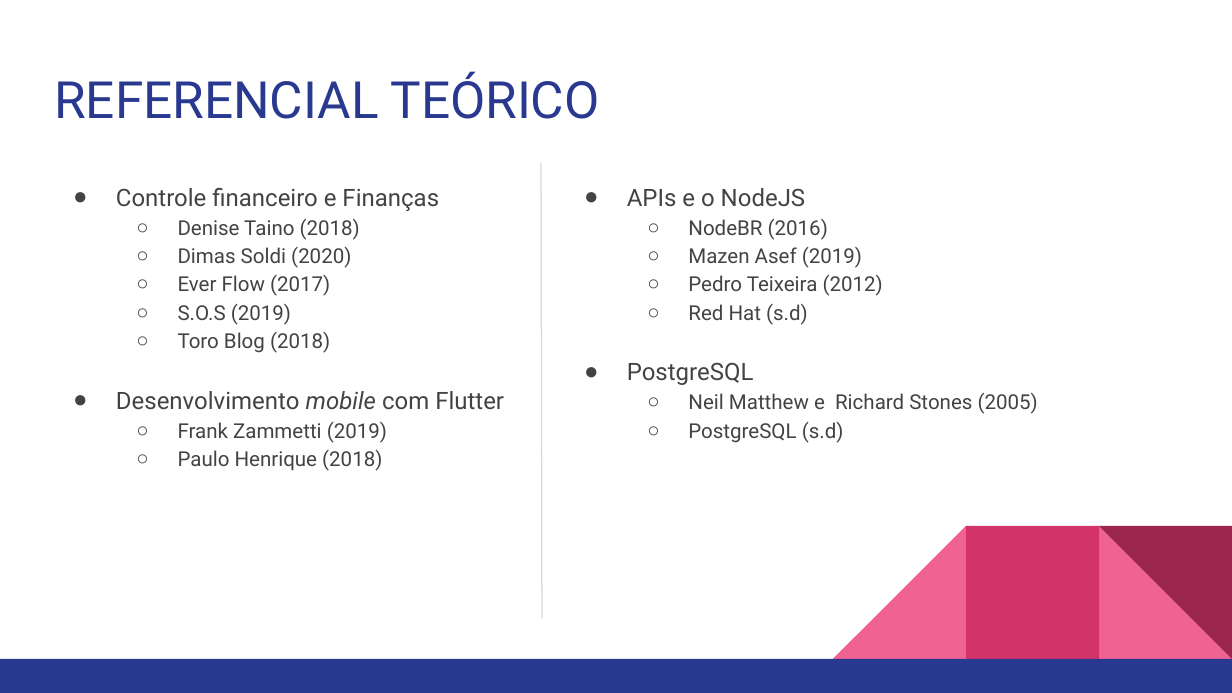
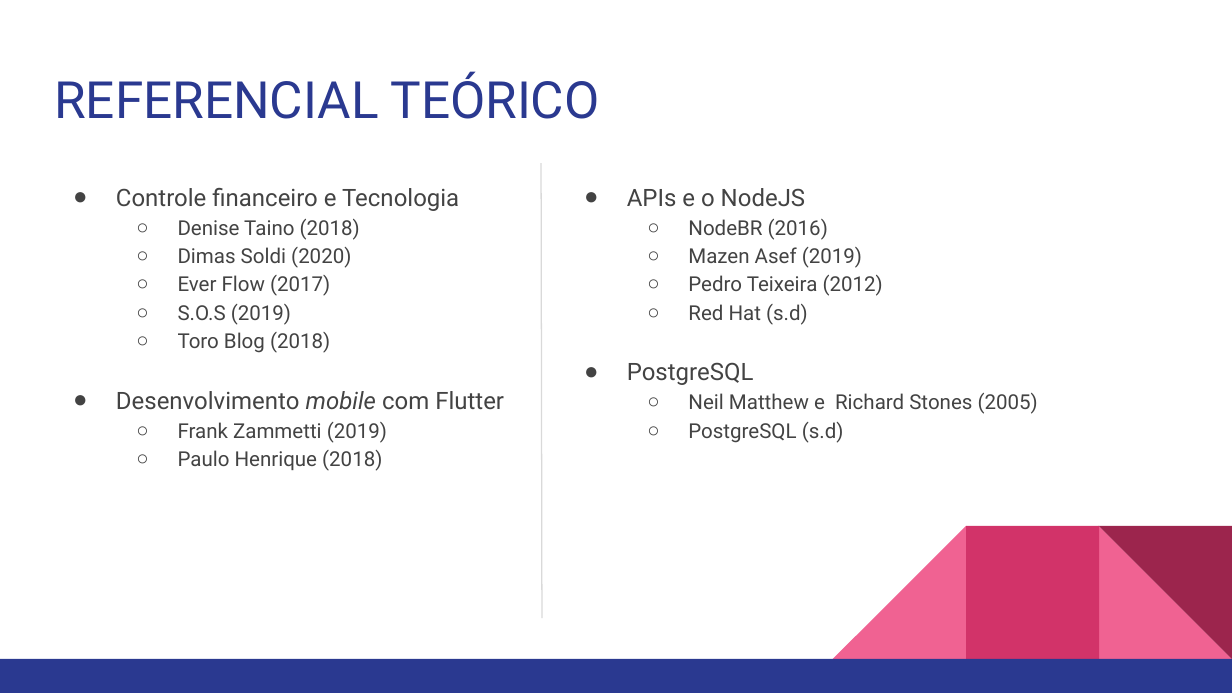
Before and after one commit to guilhermehrq/bill, a slide deck: slide 5 of Apresentação/Bill - Apresentação.pptx. Drawn at 1232x693 pixels with LibreOffice and Linux fonts; fonts in the diff are those of the drawing. Boxes give left, top, right and bottom in pixels: in the first picture for what was removed or moved away, otherwise in the second. Text is boxed around its words. In the diff, an @@ line names an element or a change of style, - is before the commit and + after.

```diff
--- a/Apresentação/Bill - Apresentação.pptx
+++ b/Apresentação/Bill - Apresentação.pptx
@@ text at (x1=116, y1=188, x2=459, y2=211): text changed @@
-● Controle financeiro e Finanças
+● Controle financeiro e Tecnologia
```
Also in this commit, not shown: 3 other slides changed, 1 slide added, 9 other files.
